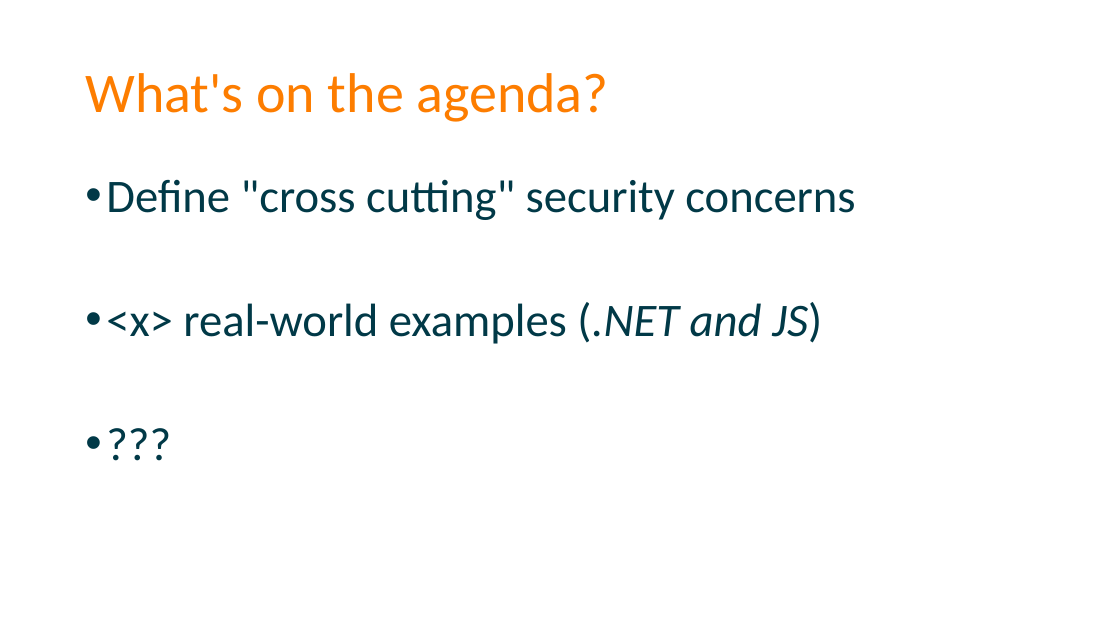
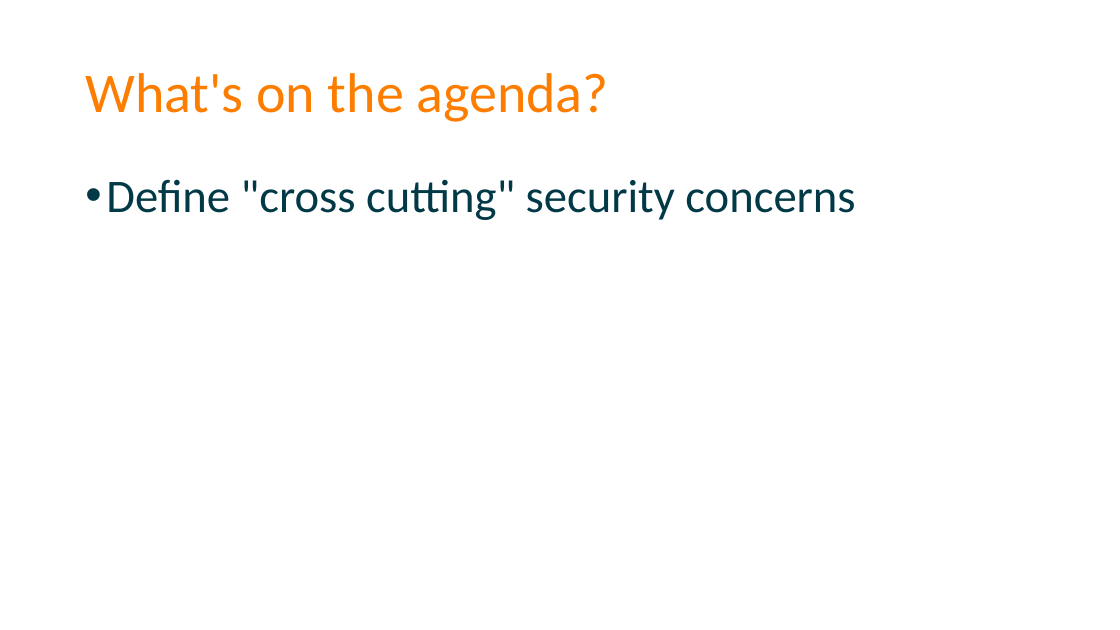
Before and after one commit to spetryjohnson/Talk---Dont-Write-Secure-Code-Design-Secure-Systems, a slide deck: slide 5 of Secure Systems - CodeMash 2017.pptx. Drawn at 1120x630 pixels with LibreOffice and Linux fonts; fonts in the diff are those of the drawing. Boxes give left, top, right and bottom in pixels: in the first picture for what was removed or moved away, otherwise in the second. Text is boxed around its words. In the diff, an @@ line names an element or a change of style, - is before the commit and + after.

```diff
--- a/Secure Systems - CodeMash 2017.pptx
+++ b/Secure Systems - CodeMash 2017.pptx
@@ text at (106, 302, 822, 344): paragraphs removed @@
-• <x> real-world examples (.NET and JS)
-• ???
```
Also in this commit, not shown: 8 other slides changed, 8 slides added, 4 slides removed, 1 other file.
